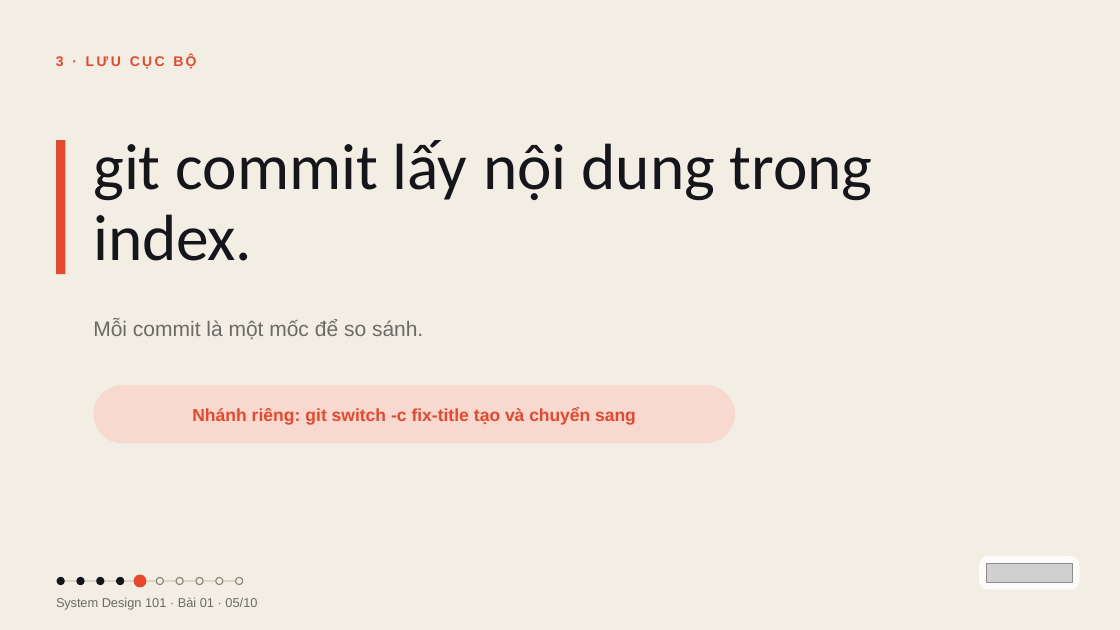
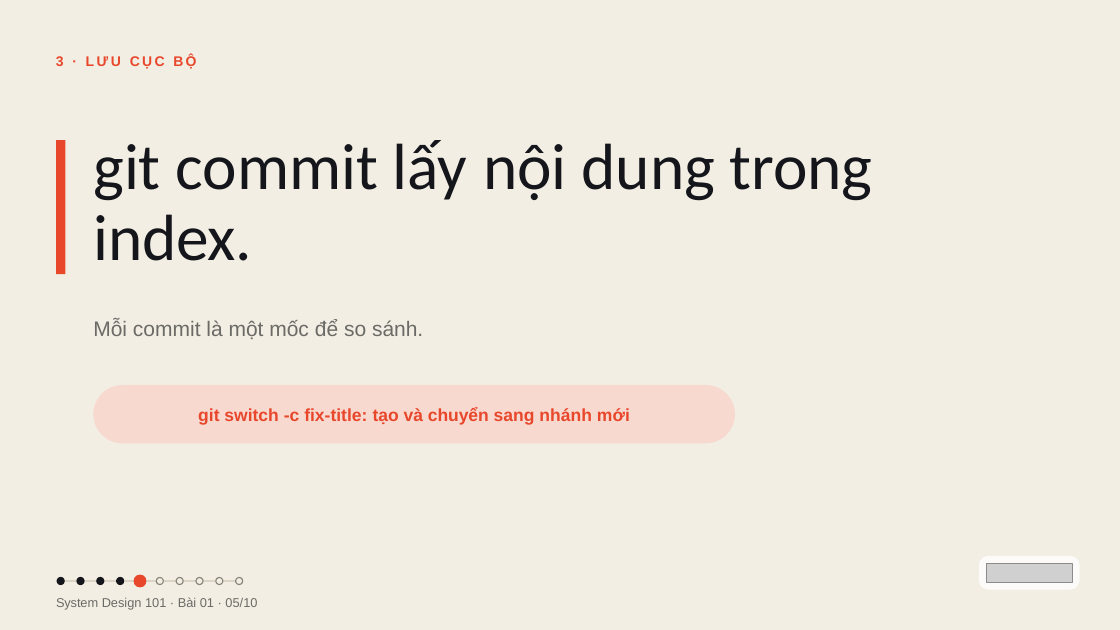
Before and after one commit to vohoailinh90/tool-marketing-studio, a slide deck: slide 5 of system-design-101/vi/lessons/sd-09-001/slides/sd-09-001.pptx. Drawn at 1120x630 pixels with LibreOffice and Linux fonts; fonts in the diff are those of the drawing; grey boxes stand for pictures. Boxes give left, top, right and bottom in pixels: in the first picture for what was removed or moved away, otherwise in the second. Text is boxed around its words. In the diff, an @@ line names an element or a change of style, - is before the commit and + after.

```diff
--- a/system-design-101/vi/lessons/sd-09-001/slides/sd-09-001.pptx
+++ b/system-design-101/vi/lessons/sd-09-001/slides/sd-09-001.pptx
@@ text in rounded rectangle at bbox=[198, 407, 630, 425]: text changed @@
-Nhánh riêng: git switch -c fix-title tạo và chuyển sang
+git switch -c fix-title: tạo và chuyển sang nhánh mới
```
